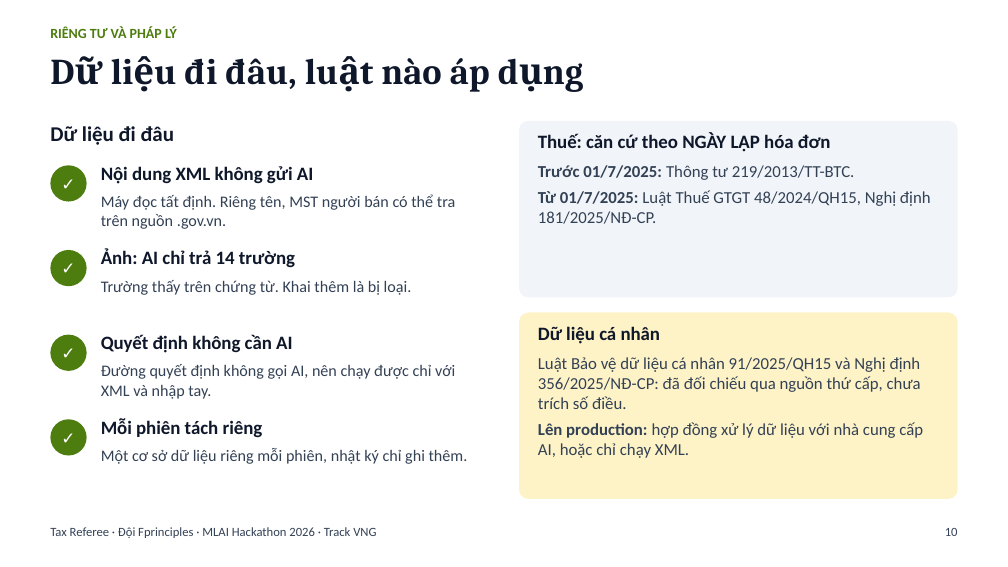
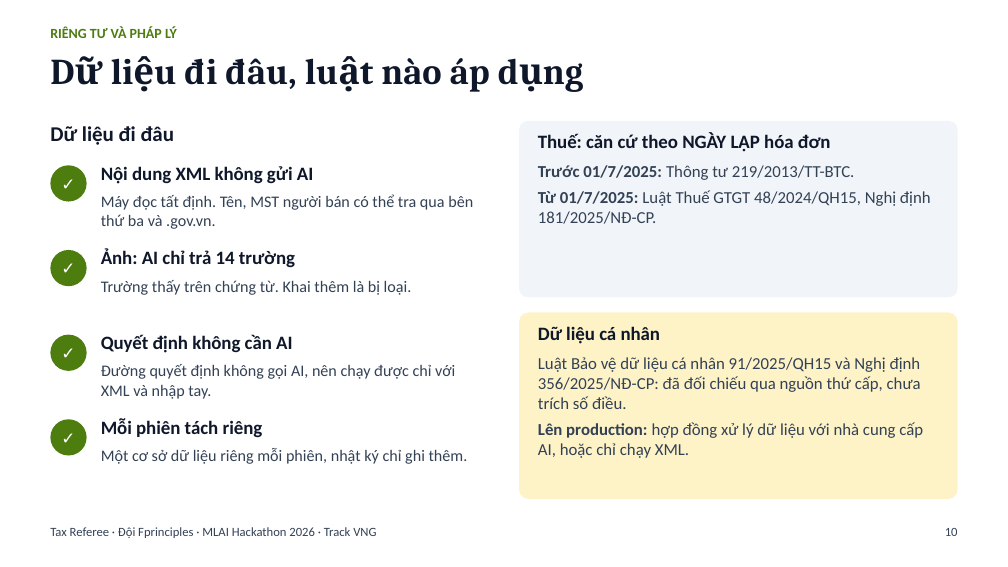
Before and after one commit to bminhnemhoi/tax_mlaihackathon, a slide deck: slide 10 of docs/submission/Tax-Referee-trinh-bay-cai-tien-17-10.pptx. Drawn at 1008x567 pixels with LibreOffice and Linux fonts; fonts in the diff are those of the drawing. Boxes give left, top, right and bottom in pixels: in the first picture for what was removed or moved away, otherwise in the second. Text is boxed around its words. In the diff, an @@ line names an element or a change of style, - is before the commit and + after.

```diff
--- a/docs/submission/Tax-Referee-trinh-bay-cai-tien-17-10.pptx
+++ b/docs/submission/Tax-Referee-trinh-bay-cai-tien-17-10.pptx
@@ text at (x1=101, y1=194, x2=473, y2=229): text changed @@
-Máy đọc tất định. Riêng tên, MST người bán có thể tra trên nguồn .gov.vn.
+Máy đọc tất định. Tên, MST người bán có thể tra qua bên thứ ba và .gov.vn.
```
Also in this commit, not shown: 5 other files.
